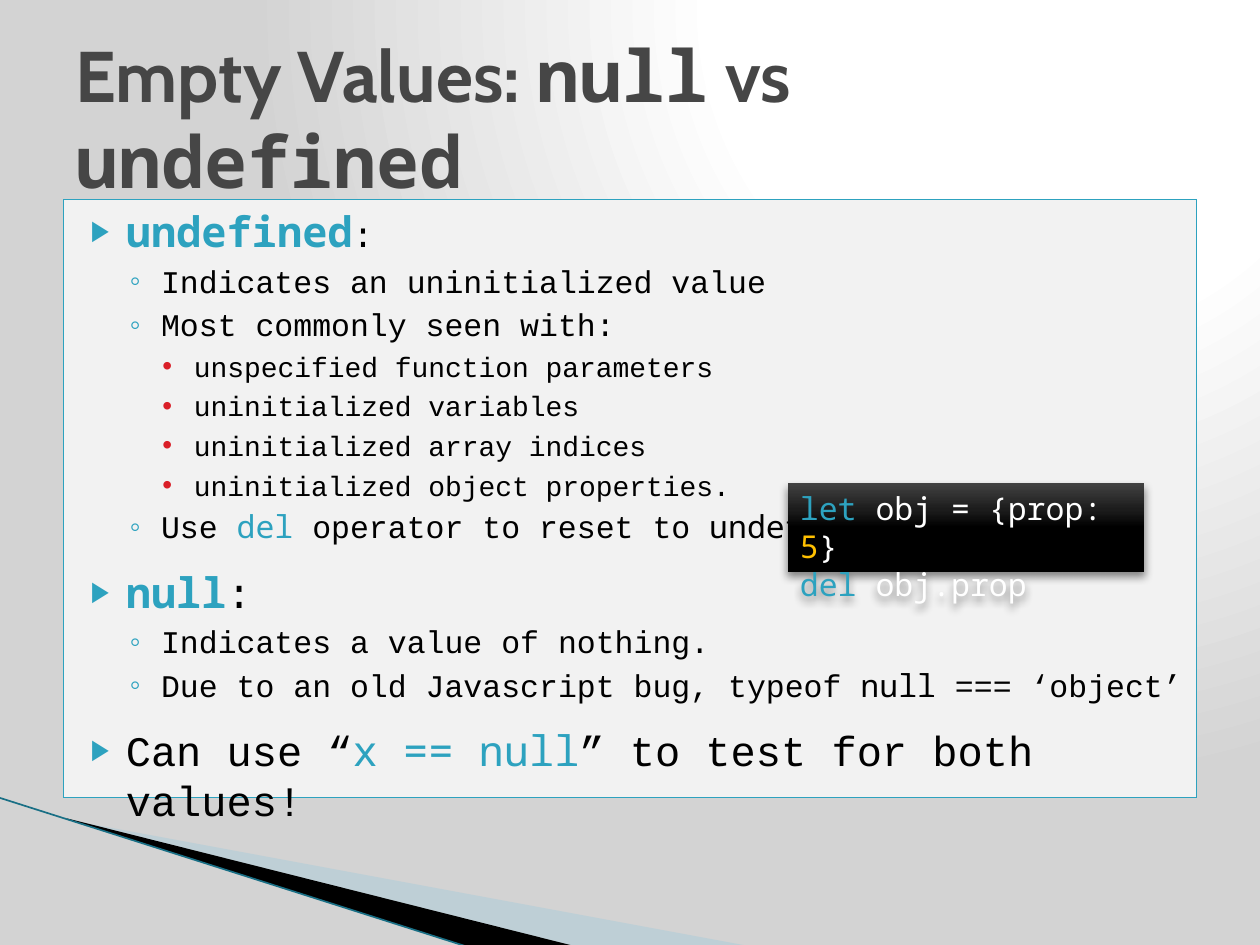
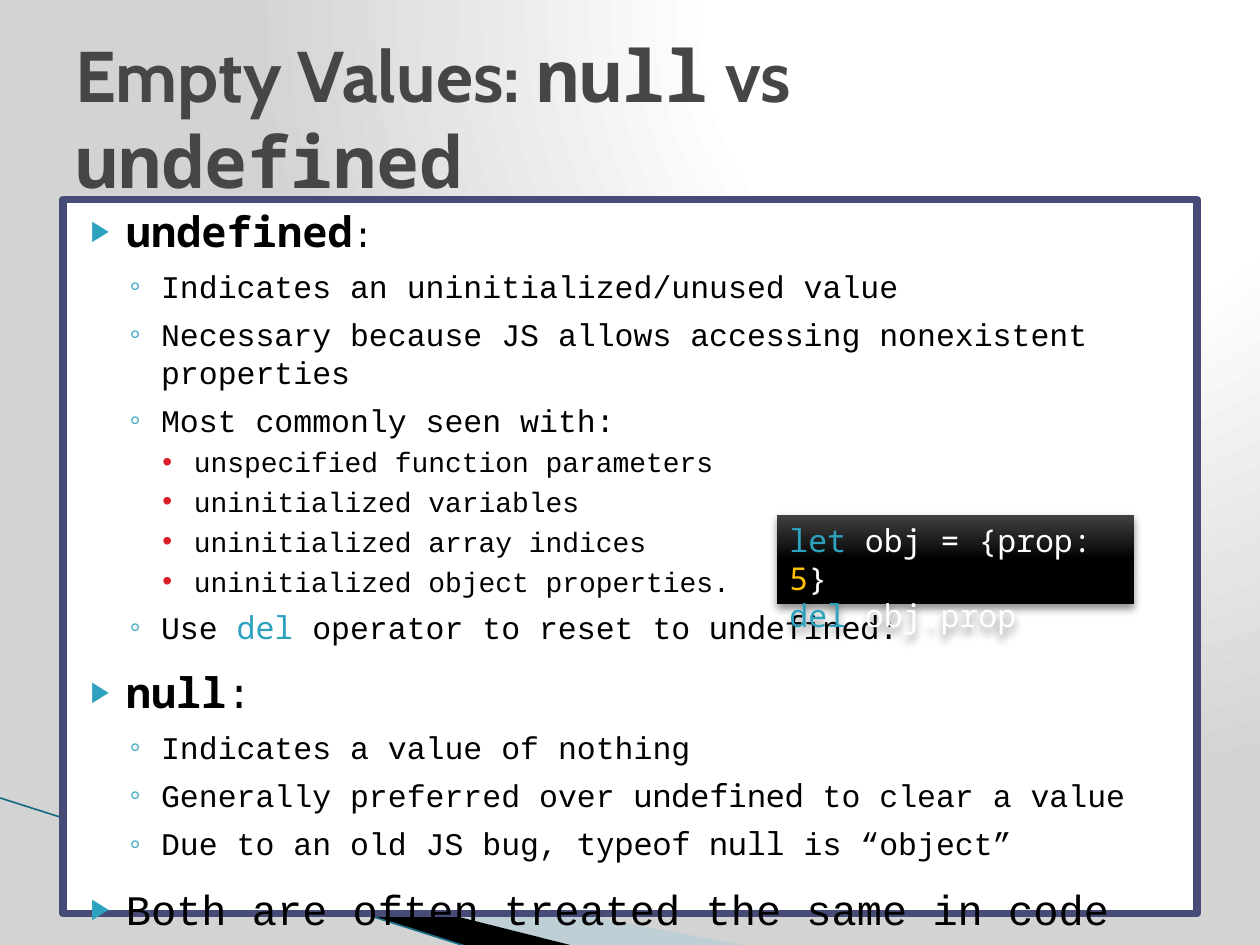
Before and after one commit to j-steve/temp, a slide deck: slide 7 of JavaScript JQuery training.pptx (slide 5 before the commit). Drawn at 1260x945 pixels with LibreOffice and Linux fonts; fonts in the diff are those of the drawing; background and template pictures are left out. Boxes give left, top, right and bottom in pixels: in the first picture for what was removed or moved away, otherwise in the second. Text is boxed around its words. In the diff, an @@ line names an element or a change of style, - is before the commit and + after.

```diff
--- a/JavaScript JQuery training.pptx
+++ b/JavaScript JQuery training.pptx
@@ text "undefined:": place and size @@
-text "undefined:" at (63,199,1197,798)
+text "undefined:" at (63,199,1197,914)
@@ text "undefined:" at (63,199,1197,914): fill #F2F2F2 to #FFFFFF; outline #2DA2BF 0.75 pt to #474B78 4.33 pt @@
@@ text at (126,214,898,709): text colour #2DA2BF to #000000 in "undefined:", "null:"; more space between paragraphs @@
@@ text at (161,275,1087,391): text changed @@
-  ◦ Indicates an uninitialized value
+  ◦ Indicates an uninitialized/unused value
+  ◦ Necessary because JS allows accessing nonexistent properties
@@ rectangle "let obj = {prop: 5}": place and size @@
-rectangle "let obj = {prop: 5}" at (788,483,1144,572)
+rectangle "let obj = {prop: 5}" at (777,514,1134,604)
@@ text at (126,736,1125,937): text changed @@
-  ◦ Indicates a value of nothing.
-  ◦ Due to an old Javascript bug, typeof null === ‘object’
-▶ Can use “x == null” to test for both values!
+  ◦ Indicates a value of nothing
+  ◦ Generally preferred over undefined to clear a value
+  ◦ Due to an old JS bug, typeof null is “object”
+▶ Both are often treated the same in code
+  ◦ Can use “x == null” to test for both null and undefined
```
Also in this commit, not shown: 13 other slides changed, 2 slides added, 1 slide removed.
